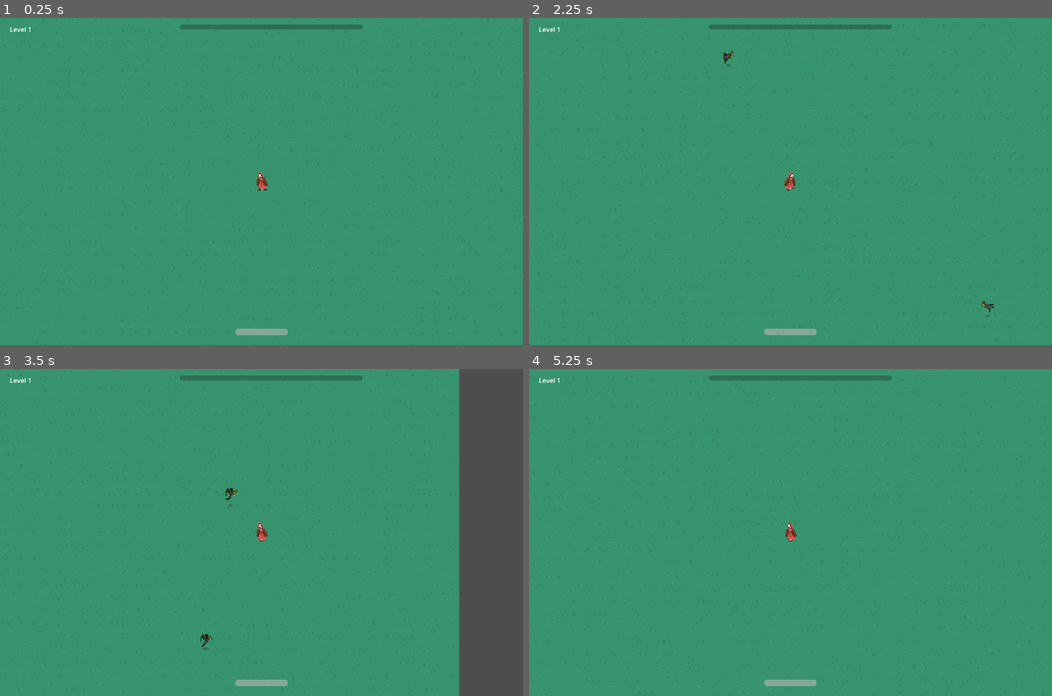
Above: before the commit, frames 1-4 (two rows, left to right).
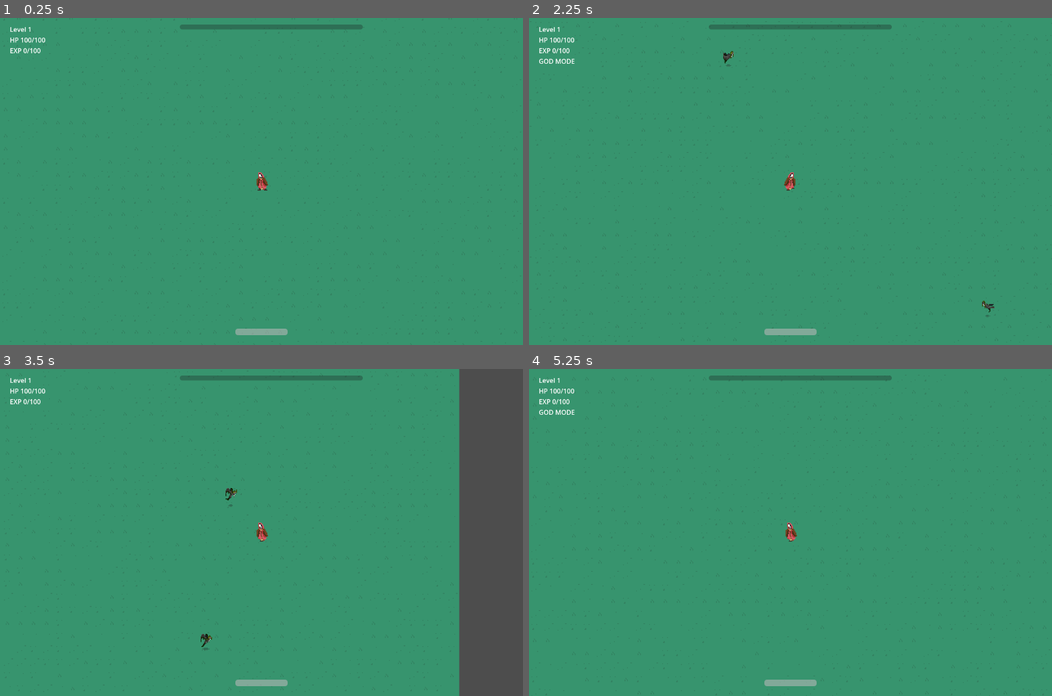
Above: after the commit, the same moments.

Repository: milestone-dev/ld55
Game: Godot game, scene res://scenes/main.tscn
The game is run twice, just before and just after one commit, with the same random seed, the same clock (stepped at 60 frames per second) and the same inputs.
Inputs (mouse positions are in pixels of both pictures, inside the frame that each line leads up to):
- Up to frame 1 (0.25 s): no input
- Up to frame 2 (2.25 s): tap Enter at 0.5 s; move the mouse to (905, 165) at 0.52 s; hold D (move_right) 0.53-1.28 s; tap M (dev_godmode) at 0.6, 1.35, 2.1 s; tap Space at 0.77, 1.52 s; move the mouse to (685, 197) at 1.27 s; hold S (move_down) 1.28-2.03 s; move the mouse to (842, 109) at 2.02 s; hold D (move_right) from 2.03 s (still down)
- Up to frame 3 (3.5 s): move the mouse to (235, 597) at 2.77 s; release D (move_right) at 2.78 s; hold W (move_up) from 2.78 s (still down); tap M (dev_godmode) at 2.85 s; tap Space at 3.02 s
- Up to frame 4 (5.25 s): move the mouse to (947, 581) at 3.52 s; release W (move_up) at 3.53 s; hold A (move_left) 3.53-5.03 s; tap M (dev_godmode) at 3.6, 4.35, 5.1 s; tap Space at 3.77, 4.52 s; move the mouse to (633, 483) at 4.27 s; move the mouse to (816, 532) at 5.02 s; hold S (move_down) from 5.03 s (still down)

The runs differ from the first frame. In frame 1, 0.1% of the frame differs, in the area x 1-9%, y 6-11%; in frame 2, 0.2%, in the area x 1-9%, y 6-14%; in frame 3, 0.1%; in frame 4, 0.2%.

Commit message:
Add debug info

Diff:
--- a/scenes/player.tscn
+++ b/scenes/player.tscn
@@ -190,7 +190,6 @@
 texture_filter = 1
 texture = ExtResource("2_56rh0")
 offset = Vector2(2.08165e-12, 2.08165e-12)
-flip_h = true
 hframes = 8
 vframes = 2
 
--- a/scripts/player.gd
+++ b/scripts/player.gd
@@ -34,7 +34,10 @@
 	hud.exp_bar.value = exp;
 	hud.exp_bar.max_value = max_exp;
 
-	hud.label.text = "Level %s\n" % level;
+	hud.label.text = "Level %s" % level;
+	hud.label.text += "\nHP %s/%s" % [hp, max_hp]
+	hud.label.text += "\nEXP %s/%s" % [exp, max_exp]
+	if god_mode: hud.label.text += "\nGOD MODE"
 
 	velocity.x = Input.get_axis("move_left", "move_right")
 	velocity.y = Input.get_axis("move_up", "move_down")
Binary file added: assets/sprites/projectile_basic.png
Not shown, added: assets/sprites/projectile_basic.png.import
